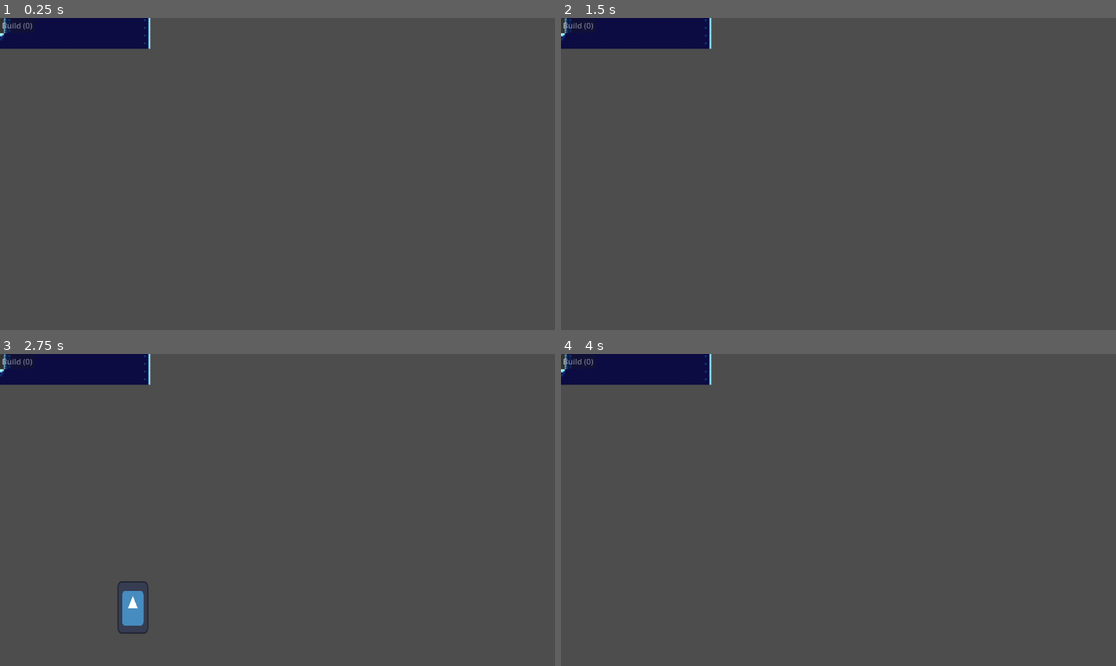
Above: before the commit, frames 1-4 (two rows, left to right).
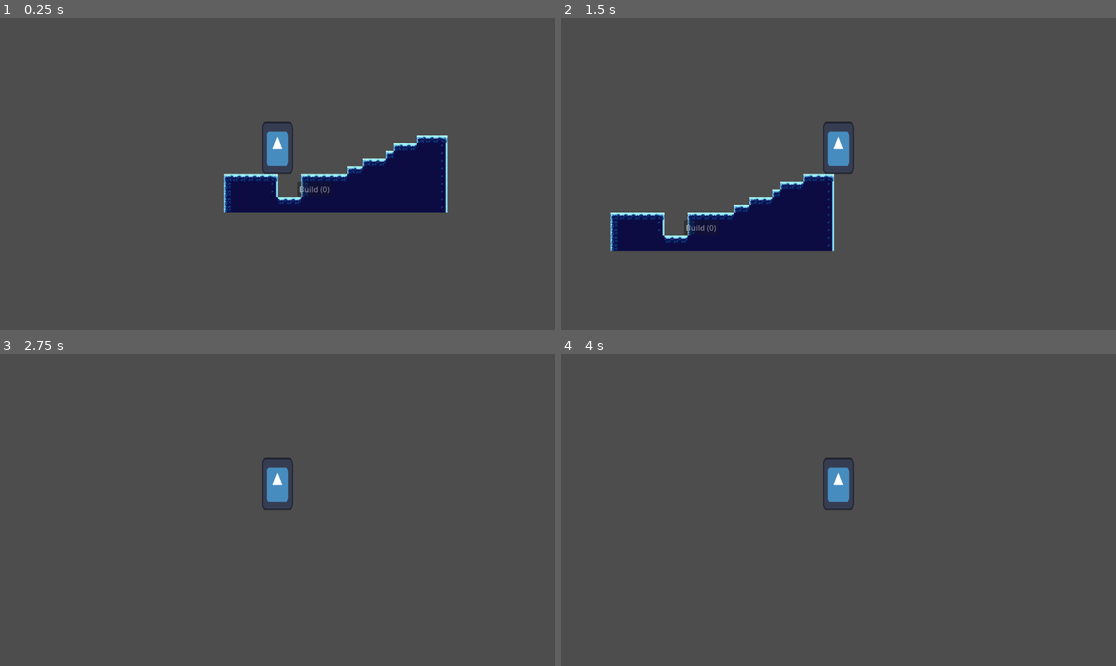
Above: after the commit, the same moments.

Repository: ssheng2000/ChipiChapa
Game: Godot game, scene res://main.tscn
The game is run twice, just before and just after one commit, with the same random seed, the same clock (stepped at 60 frames per second) and the same inputs. The engine's default icon, where the game draws it, is replaced by a stand-in: a white triangle on a blue panel in a dark square.
Inputs (mouse positions are in pixels of both pictures, inside the frame that each line leads up to):
- Up to frame 1 (0.25 s): no input
- Up to frame 2 (1.5 s): tap Enter (ui_accept) at 0.5, 0.77 s; move the mouse to (960, 158) at 0.52 s; hold Right (ui_right) 0.53-1.25 s; click (960, 158) at 0.67 s; drag from (727, 189) to (810, 236) at 1.27 s
- Up to frame 3 (2.75 s): move the mouse to (333, 441) at 2.02 s; hold Left (ui_left) from 2.03 s (still down)
- Up to frame 4 (4 s): release Left (ui_left) at 2.75 s; drag from (810, 572) to (672, 463) at 2.77 s; tap Enter (ui_accept) at 3.5, 3.77 s; move the mouse to (1005, 556) at 3.52 s; hold Right (ui_right) from 3.53 s (still down)

The runs differ from the first frame. In frame 1, 9.4% of the frame differs, in the area x 0-81%, y 0-63%; in frame 2, 9.4%; in frame 3, 3.8%; in frame 4, 3.2%.

Commit message:
Hope it works

Diff:
--- a/Levels/level.gd
+++ b/Levels/level.gd
@@ -1,11 +1,42 @@
 extends Node2D
 
+@export var pauses_amount := 3
 
-# Called when the node enters the scene tree for the first time.
-func _ready() -> void:
-	pass # Replace with function body.
+enum Mode { RUN, BUILD }
 
+@onready var pause_button := $PauseButton
 
-# Called every frame. 'delta' is the elapsed time since the previous frame.
-func _process(delta: float) -> void:
-	pass
+var mode: Mode = Mode.RUN
+var pauses_remaining := pauses_amount
+
+func _ready():
+		GlobalEventBus.pause.connect(_on_pause_requested)
+		GlobalEventBus.unpause.connect(_on_unpause_requested)
+
+		_set_mode(Mode.RUN)
+		_update_pause_button()
+
+func _set_mode(new_mode: Mode):
+		mode = new_mode
+		var build_enabled := (mode == Mode.BUILD)
+		get_tree().paused = build_enabled
+		GlobalEventBus.build_mode_changed.emit(build_enabled)
+
+func _on_pause_requested():
+		if mode == Mode.BUILD:
+				return
+		if pauses_remaining <= 0:
+				return
+
+		pauses_remaining -= 1
+		_update_pause_button()
+		_set_mode(Mode.BUILD)
+
+func _on_unpause_requested():
+		if mode == Mode.RUN:
+				return
+		_set_mode(Mode.RUN)
+
+func _update_pause_button():
+		if pause_button and pause_button.has_method("set_uses_left"):
+				pause_button.set_pauses_remaining(pauses_remaining)
--- a/Scenes/build_panel.tscn
+++ b/Scenes/build_panel.tscn
@@ -8,8 +8,7 @@
 [sub_resource type="RectangleShape2D" id="RectangleShape2D_ocva3"]
 size = Vector2(84, 248)
 
-[node name="BuildPanel" type="Control" unique_id=44705675]
-layout_mode = 3
+[node name="BuildPanel" type="PanelContainer" unique_id=1404955980]
 anchors_preset = 15
 anchor_right = 1.0
 anchor_bottom = 1.0
@@ -20,11 +19,10 @@
 grow_horizontal = 2
 grow_vertical = 2
 theme = ExtResource("1_wj4hv")
+theme_type_variation = &"BuildPanel"
 
 [node name="Control" type="Control" parent="." unique_id=960154031]
-anchors_preset = 0
-offset_right = 40.0
-offset_bottom = 40.0
+layout_mode = 2
 metadata/_edit_use_anchors_ = true
 
 [node name="PauseButton" type="Button" parent="Control" unique_id=366641734]
--- /dev/null
+++ b/Scenes/build_ui.tscn
@@ -0,0 +1,40 @@
+[gd_scene format=3 uid="uid://dtu2rki4r8aiv"]
+
+[ext_resource type="PackedScene" uid="uid://beco8e106eotb" path="res://Scenes/build_panel.tscn" id="1_6wlgu"]
+[ext_resource type="Script" uid="uid://eeew3wajavvl" path="res://Levels/sidebar.gd" id="2_pxqcr"]
+[ext_resource type="Texture2D" uid="uid://d4i57vu4p7j" path="res://icon.svg" id="3_3fwla"]
+[ext_resource type="Script" uid="uid://nxwangety8i2" path="res://Scripts/pause_button.gd" id="4_s1mob"]
+
+[sub_resource type="RectangleShape2D" id="RectangleShape2D_rwgp3"]
+size = Vector2(84, 248)
+
+[node name="Build_UI" type="CanvasLayer" unique_id=211287279]
+
+[node name="BuildPanel" parent="." unique_id=44705675 instance=ExtResource("1_6wlgu")]
+
+[node name="Area2D2" type="Area2D" parent="BuildPanel" unique_id=1509446333]
+position = Vector2(540, 342)
+script = ExtResource("2_pxqcr")
+
+[node name="CollisionShape2D" type="CollisionShape2D" parent="BuildPanel/Area2D2" unique_id=1677089801]
+position = Vector2(-195, -63)
+shape = SubResource("RectangleShape2D_rwgp3")
+
+[node name="Sprite2D" type="Sprite2D" parent="BuildPanel/Area2D2" unique_id=2003899221]
+position = Vector2(556, -25)
+scale = Vector2(8.6953125, 1.953125)
+texture = ExtResource("3_3fwla")
+
+[node name="Control" type="Control" parent="." unique_id=261648794]
+layout_mode = 3
+anchors_preset = 0
+metadata/_edit_use_anchors_ = true
+
+[node name="PauseButton" type="Button" parent="Control" unique_id=38707815]
+layout_mode = 0
+offset_right = 8.0
+offset_bottom = 8.0
+script = ExtResource("4_s1mob")
+metadata/_edit_use_anchors_ = true
+
+[connection signal="pressed" from="Control/PauseButton" to="Control/PauseButton" method="_on_pressed"]
--- a/Scenes/building_theme.tres
+++ b/Scenes/building_theme.tres
@@ -1,4 +1,10 @@
 [gd_resource type="Theme" format=3 uid="uid://dj6ieub883x7q"]
+
+[ext_resource type="Texture2D" uid="uid://4a1detjnkatl" path="res://Assets/Sprites/build_panel.png" id="1_qywex"]
+
+[sub_resource type="StyleBoxTexture" id="StyleBoxTexture_wkhf8"]
+texture = ExtResource("1_qywex")
 
 [resource]
 BuildPanel/base_type = &"PanelContainer"
+BuildPanel/styles/panel = SubResource("StyleBoxTexture_wkhf8")
--- a/player.tscn
+++ b/player.tscn
@@ -17,3 +17,5 @@
 [node name="CollisionShape2D" type="CollisionShape2D" parent="." unique_id=2071648749]
 position = Vector2(0, -54.5)
 shape = SubResource("RectangleShape2D_onrkg")
+
+[node name="Camera2D" type="Camera2D" parent="." unique_id=751537706]
Not shown: 1 places in main.tscn that only renumber resources
